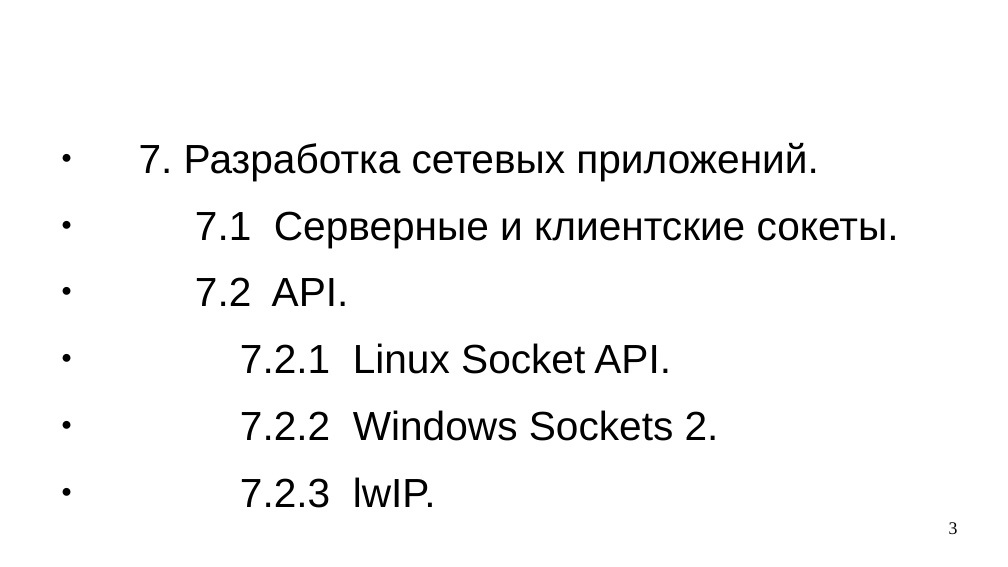
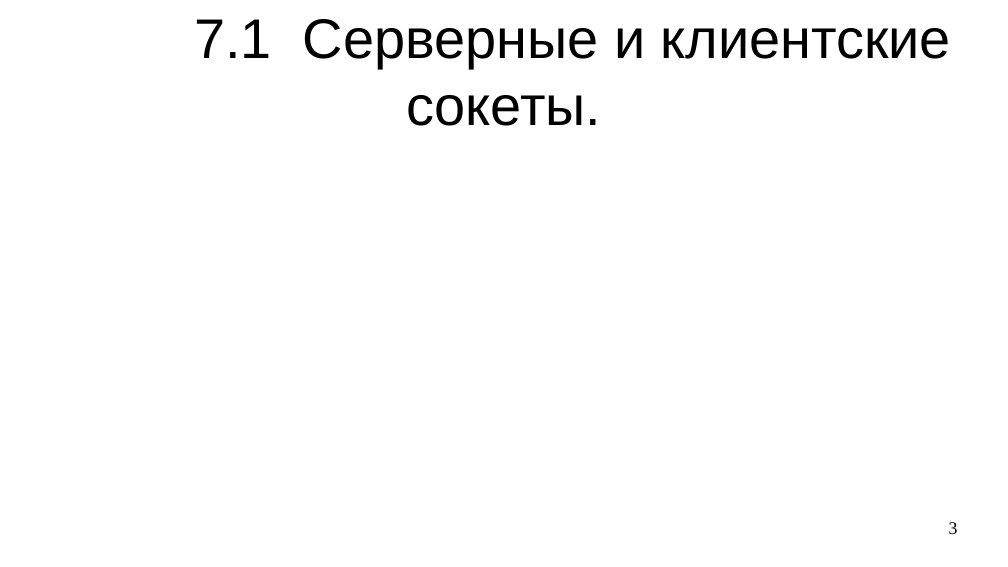
Before and after one commit to steelcraft/stud-lab, a slide deck: slide 3 of Лекции/CBNET01#L5.odp. Drawn at 1008x567 pixels with LibreOffice and Linux fonts; fonts in the diff are those of the drawing. Boxes give left, top, right and bottom in pixels: in the first picture for what was removed or moved away, otherwise in the second. Text is boxed around its words. In the diff, an @@ line names an element or a change of style, - is before the commit and + after.

Commit message:
Добавлен план раздела "7. Разработка сетевых приложений"

```diff
--- a/Лекции/CBNET01#L5.odp
+++ b/Лекции/CBNET01#L5.odp
@@ title added at box(194, 19, 951, 126), 44 pt, text #000000 @@
+7.1 Серверные и клиентские сокеты.
@@ text removed at box(139, 142, 899, 508) @@
-● 7. Разработка сетевых приложений.
-● 7.1 Серверные и клиентские сокеты.
-● 7.2 API.
-● 7.2.1 Linux Socket API.
-● 7.2.2 Windows Sockets 2.
-● 7.2.3 lwIP.
```
Also in this commit, not shown: 2 other slides changed, 5 slides added, 1 slide removed.
